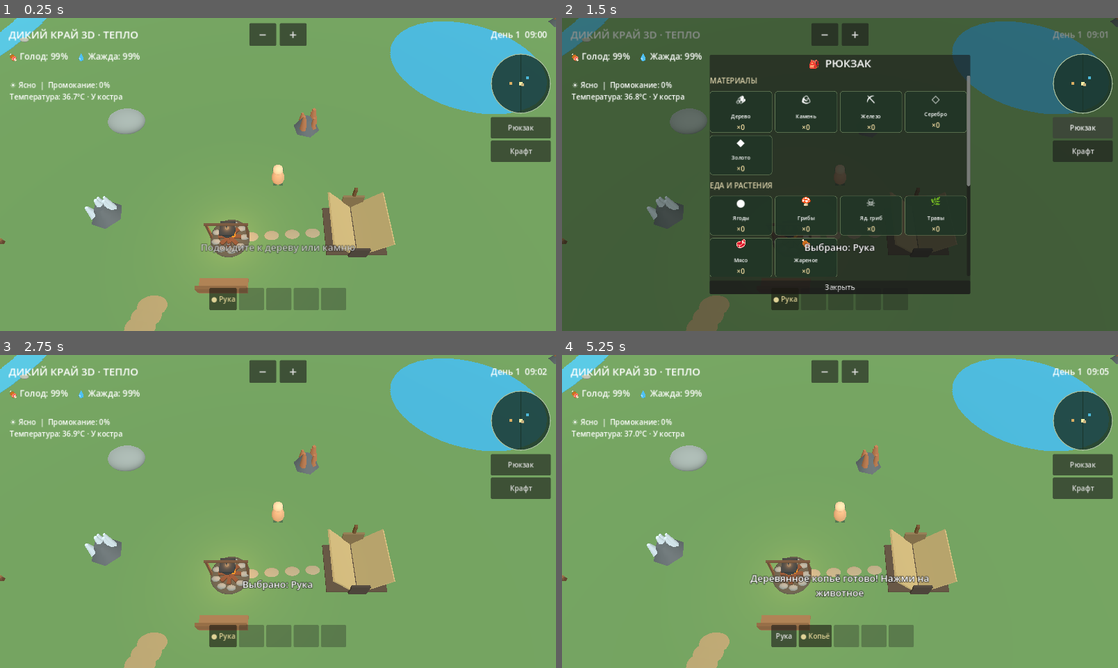
Above: before the commit, frames 1-4 (two rows, left to right).
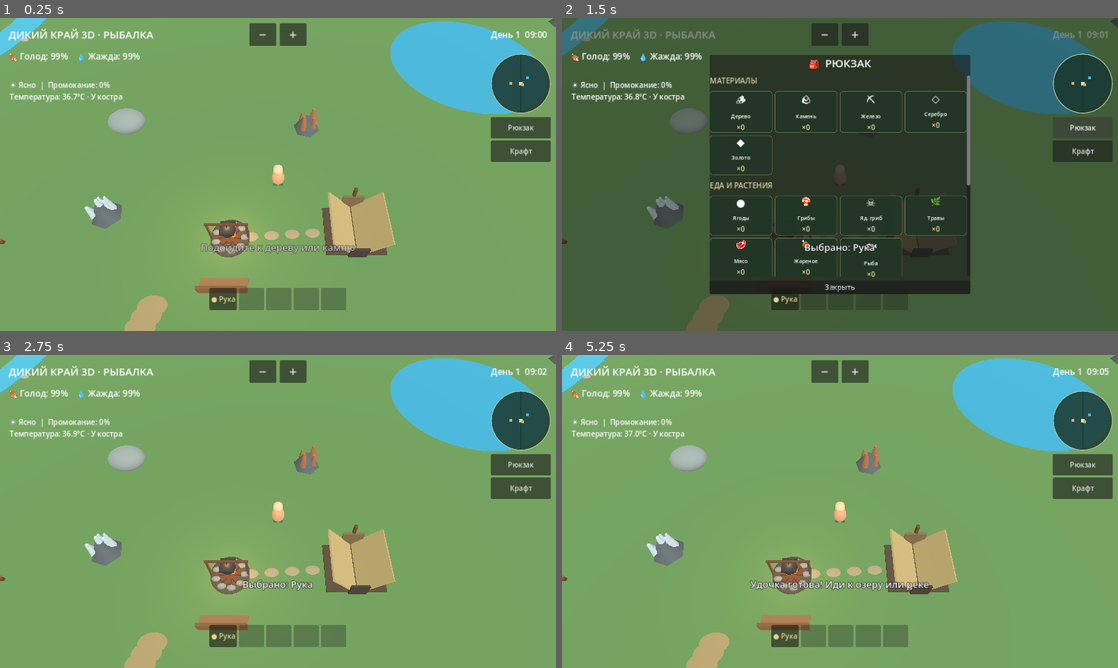
Above: after the commit, the same moments.

Repository: hjz2tz7cgv-ctrl/DikiyKrayGodot
Game: Godot game, scene res://scenes/main.tscn
Two runs of this game, one before a commit and one after it. Both use one fixed random seed, a clock stepped at 60 frames per second and the inputs below.
Inputs (mouse positions are in pixels of both pictures, inside the frame that each line leads up to):
- Up to frame 1 (0.25 s): no input
- Up to frame 2 (1.5 s): click "● Рука" at 0.5 s; click "Рюкзак" at 1.25 s
- Up to frame 3 (2.75 s): click "Закрыть" at 2 s
- Up to frame 4 (5.25 s): click "Крафт" at 2.75 s; click "ТЕСТ: +100 каждого ресурса" at 3.5 s; click (840, 545) at 4.25 s, where only the run after the commit has a clickable "Изготовить удочку\n4 древесин…"; click "Рука" (after the commit: "● Рука") at 5 s

The runs differ from the first frame. In frame 1, 0.1% of the frame differs, in the area x 18-28%, y 4-7%; in frame 2, 0.4%; in frame 3, 0.1%; in frame 4, 2.1%, in the area x 18-67%, y 4-94%.

Commit message:
Add files via upload

Diff:
--- a/scripts/main.gd
+++ b/scripts/main.gd
@@ -30,6 +30,14 @@
 var campfire_light: OmniLight3D
 var fire_flames: Array[MeshInstance3D] = []
 var sitting := false
+var shelter_rest_transition := false
+var fishing_active := false
+var fishing_elapsed := 0.0
+var fishing_wait := 0.0
+var has_fishing_rod := false
+var fishing_rod_button: Button
+var fishing_progress: ProgressBar
+var fishing_status: Label
 var camp_time := 0.0
 const COOK_SECONDS := 11.0
 var cooking_active := false
@@ -46,7 +54,7 @@
 var drops: Array[Dictionary] = []
 var animals: Array[Dictionary] = []
 var scenery: Array[Node3D] = []
-var inventory := {"wood": 0, "stone": 0, "berry": 0, "meat": 0, "hide": 0, "mushroom": 0, "cooked_meat": 0, "iron": 0, "silver": 0, "gold": 0, "herb": 0, "poison_mushroom": 0, "bandage": 0, "herbal_tea": 0}
+var inventory := {"wood": 0, "stone": 0, "berry": 0, "meat": 0, "hide": 0, "mushroom": 0, "cooked_meat": 0, "iron": 0, "silver": 0, "gold": 0, "herb": 0, "poison_mushroom": 0, "bandage": 0, "herbal_tea": 0, "fish": 0}
 var hunger := 100.0
 var thirst := 100.0
 var survival_label: Label
@@ -544,13 +552,66 @@
     if body_temperature < 35.5:
         hunger = maxf(0.0, hunger - delta * 0.035)
 
-func _rest_under_shelter() -> void:
-    if not _near_shelter():
-        status_message = "Для отдыха подойди ближе к навесу"
+func _near_fishing_water() -> bool:
+    var here := Vector2(player.position.x, player.position.z)
+    if here.distance_to(LAKE_CENTER) <= LAKE_RADIUS + 2.2:
+        return true
+    return _is_stream(here, 2.0)
+
+func _craft_fishing_rod() -> void:
+    if has_fishing_rod:
+        status_message = "Удочка уже изготовлена"
+    elif inventory["wood"] < 4 or inventory["herb"] < 2:
+        status_message = "Нужно 4 древесины и 2 травы"
+    else:
+        inventory["wood"] -= 4
+        inventory["herb"] -= 2
+        has_fishing_rod = true
+        status_message = "Удочка готова! Иди к озеру или реке"
+    _update_ui()
+
+func _start_fishing() -> void:
+    if fishing_active:
+        status_message = "Ждём поклёвки…"
+    elif not has_fishing_rod:
+        status_message = "Сначала изготовь удочку в мастерской"
+    elif not _near_fishing_water():
+        status_message = "Для рыбалки подойди к воде"
+    else:
+        fishing_active = true
+        fishing_elapsed = 0.0
+        fishing_wait = rng.randf_range(7.0, 14.0)
+        status_message = "Удочка заброшена. Ждём поклёвки!"
+    _update_ui()
+
+func _update_fishing(delta: float) -> void:
+    if not fishing_active:
+        return
+    fishing_elapsed += delta
+    if fishing_elapsed >= fishing_wait:
+        fishing_active = false
+        if rng.randf() < 0.78:
+            inventory["fish"] += 1
+            status_message = "Поклёвка! Поймана свежая рыба (+1)"
+        else:
+            status_message = "Рыба сорвалась с крючка. Попробуй ещё!"
         _update_ui()
-        return
-    sleep_panel.visible = false
-    # Короткий отдых: час игрового времени, немного меньше голод и жажда.
+
+func _nearest_shelter_position() -> Vector2:
+    var here := Vector2(player.position.x, player.position.z)
+    var best := here
+    var best_distance := 100000.0
+    for building in built_structures:
+        if building["kind"] != "shelter":
+            continue
+        var shelter_pos: Vector2 = building["pos"]
+        var distance := here.distance_to(shelter_pos)
+        if distance < best_distance:
+            best_distance = distance
+            best = shelter_pos
+    return best
+
+func _finish_shelter_rest() -> void:
     day_clock += 1.0
     if day_clock >= 24.0:
         day_clock -= 24.0
@@ -559,9 +620,58 @@
     thirst = maxf(0.0, thirst - 3.0)
     wetness = maxf(0.0, wetness - 35.0)
     body_temperature = maxf(body_temperature, 36.5)
-    status_message = "Отдохнул под навесом: прошёл час, одежда подсохла"
+    status_message = "Отдохнул на сене под навесом: прошёл час"
     _update_lighting()
     _update_ui()
+
+func _stand_after_shelter_rest(layer: CanvasLayer) -> void:
+    sitting = false
+    player_visual.position.y = 0.0
+    if leg_left != null:
+        leg_left.rotation.x = 0.0
+    if leg_right != null:
+        leg_right.rotation.x = 0.0
+    layer.queue_free()
+    shelter_rest_transition = false
+
+func _rest_under_shelter() -> void:
+    if shelter_rest_transition:
+        return
+    if not _near_shelter():
+        status_message = "Для отдыха подойди ближе к навесу"
+        _update_ui()
+        return
+    sleep_panel.visible = false
+    shelter_rest_transition = true
+    pending_kind = ""
+    pending_index = -1
+    touch_move = Vector2.ZERO
+    hunt_target = -1
+    # Перемещаем персонажа на подстилку в центре ближайшего навеса.
+    var shelter_pos := _nearest_shelter_position()
+    player.position.x = shelter_pos.x
+    player.position.z = shelter_pos.y
+    sitting = true
+    player_visual.position.y = -0.35
+    player_facing = 0.0
+    player_visual.rotation.y = player_facing
+    status_message = "Персонаж сел на сено и отдыхает…"
+    _update_ui()
+    var layer := CanvasLayer.new()
+    layer.layer = 100
+    add_child(layer)
+    var overlay := ColorRect.new()
+    overlay.set_anchors_and_offsets_preset(Control.PRESET_FULL_RECT)
+    overlay.color = Color(0, 0, 0, 0)
+    overlay.mouse_filter = Control.MOUSE_FILTER_STOP
+    layer.add_child(overlay)
+    var tween := create_tween()
+    tween.tween_interval(0.8)
+    tween.tween_property(overlay, "color:a", 1.0, 1.0)
+    tween.tween_interval(0.55)
+    tween.tween_callback(_finish_shelter_rest)
+    tween.tween_property(overlay, "color:a", 0.0, 1.15)
+    tween.tween_callback(_stand_after_shelter_rest.bind(layer))
 
 func _start_sleep() -> void:
     if sleep_in_progress:
@@ -1148,11 +1258,11 @@
     _add_bag_section(sections, "ЕДА И РАСТЕНИЯ", [
         ["berry", "Ягоды", "●"], ["mushroom", "Грибы", "🍄"],
         ["poison_mushroom", "Яд. гриб", "☠"], ["herb", "Травы", "🌿"],
-        ["meat", "Мясо", "🥩"], ["cooked_meat", "Жареное", "🍖"]])
+        ["meat", "Мясо", "🥩"], ["cooked_meat", "Жареное", "🍖"], ["fish", "Рыба", "🐟"]])
     _add_bag_section(sections, "СНАРЯЖЕНИЕ", [
         ["spear_tool", "Копьё", "⚔"], ["pickaxe_tool", "Кирка", "⛏"],
         ["shovel_tool", "Лопата", "♠"], ["iron_tool", "Инструмент", "⚒"],
-        ["hide", "Шкуры", "▧"]])
+        ["hide", "Шкуры", "▧"], ["fishing_rod_tool", "Удочка", "🎣"]])
     _add_bag_section(sections, "ЛЕЧЕНИЕ И НАХОДКИ", [
         ["bandage", "Повязки", "+"], ["herbal_tea", "Отвары", "♨"],
         ["cache_count", "Тайники", "⌖"]])
@@ -1314,6 +1424,12 @@
         build_button.pressed.connect(_start_build_placement.bind(build_kind))
         craft_col.add_child(build_button)
         build_buttons[build_kind] = build_button
+    fishing_rod_button = Button.new()
+    fishing_rod_button.text = "Удочка\\n4 древесины + 2 травы"
+    fishing_rod_button.custom_minimum_size.y = 66
+    fishing_rod_button.autowrap_mode = TextServer.AUTOWRAP_WORD_SMART
+    fishing_rod_button.pressed.connect(_craft_fishing_rod)
+    craft_col.add_child(fishing_rod_button)
     craft_col.add_child(craft_recipe_button)
     pickaxe_recipe_button = Button.new()
     pickaxe_recipe_button.pressed.connect(_craft_pickaxe)
@@ -1522,7 +1638,7 @@
     _update_ui()
 
 func _item_ru_name(kind: String) -> String:
-    var names := {"wood": "Древесина", "stone": "Камень", "b …(221 unchanged characters)… ndage": "Повязка", "herbal_tea": "Отвар"}
+    var names := {"wood": "Древесина", "stone": "Камень", "b …(221 unchanged characters)… ndage": "Повязка", "herbal_tea": "Отвар", "fish": "Свежая рыба"}
     return str(names.get(kind, kind))
 
 func _near_built_structure(kind: String, distance: float = 4.0) -> bool:
@@ -2179,7 +2295,7 @@
     return count
 
 func _update_ui() -> void:
-    info_label.text = "ДИКИЙ КРАЙ 3D · ТЕПЛО"
+    info_label.text = "ДИКИЙ КРАЙ 3D · РЫБАЛКА"
     if status_message != last_hint_message:
         last_hint_message = status_message
         _show_center_hint(status_message)
@@ -2197,6 +2313,7 @@
                 "pickaxe_tool": amount = 1 if has_pickaxe else 0
                 "shovel_tool": amount = 1 if has_shovel else 0
                 "iron_tool": amount = 1 if has_iron_tool else 0
+                "fishing_rod_tool": amount = 1 if has_fishing_rod else 0
                 "cache_count": amount = _dug_cache_count()
                 _: amount = int(inventory.get(key, 0))
             var quantity_label: Label = bag_item_counts[key]
@@ -2231,6 +2348,9 @@
             var cost: Array = build_costs[build_kind]
             build_button.text = "%s\\n%d древесины + %d камней" % [build_names[build_kind], cost[0], cost[1]]
             build_button.disabled = inventory["wood"] < cost[0] or inventory["stone"] < cost[1]
+    if fishing_rod_button != null:
+        fishing_rod_button.text = "Удочка уже изготовлена" if has_fishing_rod else "Изготовить удочку\\n4 древесины + 2 травы"
+        fishing_rod_button.disabled = has_fishing_rod or inventory["wood"] < 4 or inventory["herb"] < 2
     if pickaxe_recipe_button != null:
         pickaxe_recipe_button.text = "Кирка уже создана" if has_pickaxe else "Создать кирку\n3 дерева + 2 камня"
         pickaxe_recipe_button.disabled = has_pickaxe or inventory["wood"] < 3 or inventory["stone"] < 2
@@ -2473,6 +2593,12 @@
     elif _near_built_structure("firepit"):
         nearby_action_kind = "built_cook"
         nearby_button.text = "Мясо жарится…" if cooking_active else "Пожарить мясо"
+    elif _near_fishing_water() and has_fishing_rod and not fishing_active:
+        nearby_action_kind = "fishing"
+        nearby_button.text = "Забросить удочку"
+    elif _near_fishing_water() and fishing_active:
+        nearby_action_kind = "fishing"
+        nearby_button.text = "Рыбалка: %.0f сек…" % maxf(0.0, fishing_wait - fishing_elapsed)
     elif here.distance_to(LAKE_CENTER) <= LAKE_RADIUS + 1.3:
         nearby_action_kind = "water"
         nearby_button.text = "Набрать воды"
@@ -2543,6 +2669,8 @@
         sitting = false
         player_visual.position.y = 0.0
         status_message = "Ты встал со скамейки"
+    elif chosen == "fishing":
+        _start_fishing()
     elif chosen == "collect_cooked":
         _collect_cooked_meat()
     elif chosen == "built_cook":
@@ -2762,9 +2890,14 @@
         poison_time = maxf(0.0, poison_time - delta)
         hunger = maxf(0.0, hunger - delta * 0.055)
         thirst = maxf(0.0, thirst - delta * 0.075)
+    if shelter_rest_transition:
+        _animate_camp(delta)
+        _update_lighting()
+        return
     if sleep_in_progress:
         _advance_sleep(delta)
         return
+    _update_fishing(delta)
     if cooking_active:
         cooking_elapsed += delta
         cooking_caption.visible = true
@@ -2850,7 +2983,7 @@
     direction = direction.limit_length(1.0)
     if _interface_modal_open():
         direction = Vector2.ZERO
-    if sitting and (direction.length() > 0.1 or steering_active):
+    if sitting and not shelter_rest_transition and (direction.length() > 0.1 or steering_active):
         sitting = false
         player_visual.position.y = 0.0
     if sitting:
